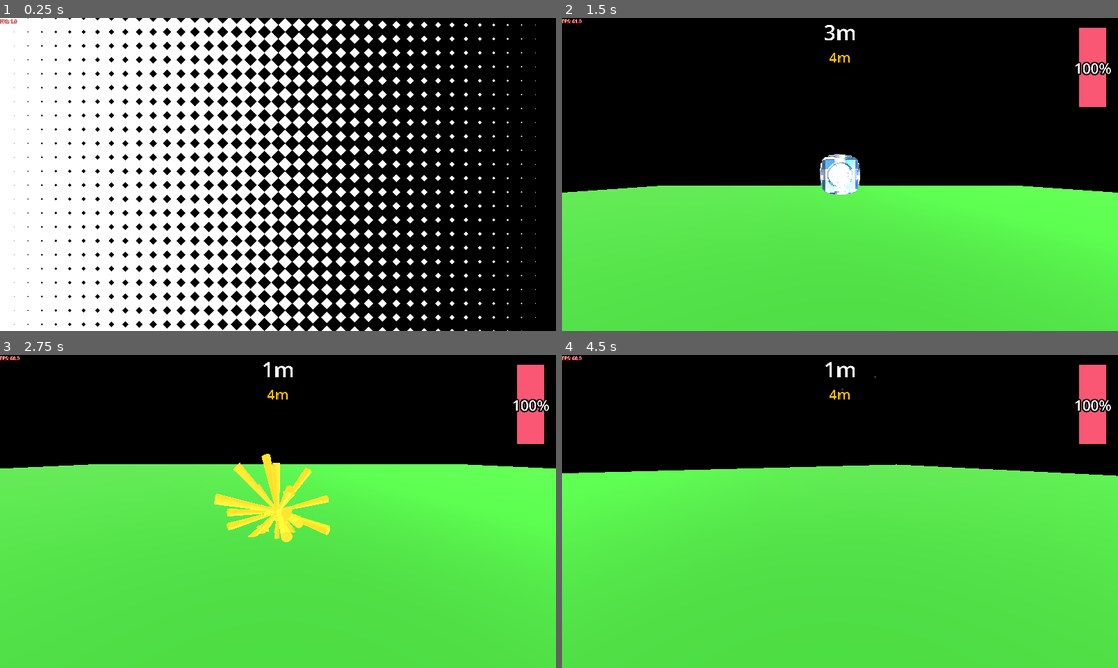
Above: before the commit, frames 1-4 (two rows, left to right).
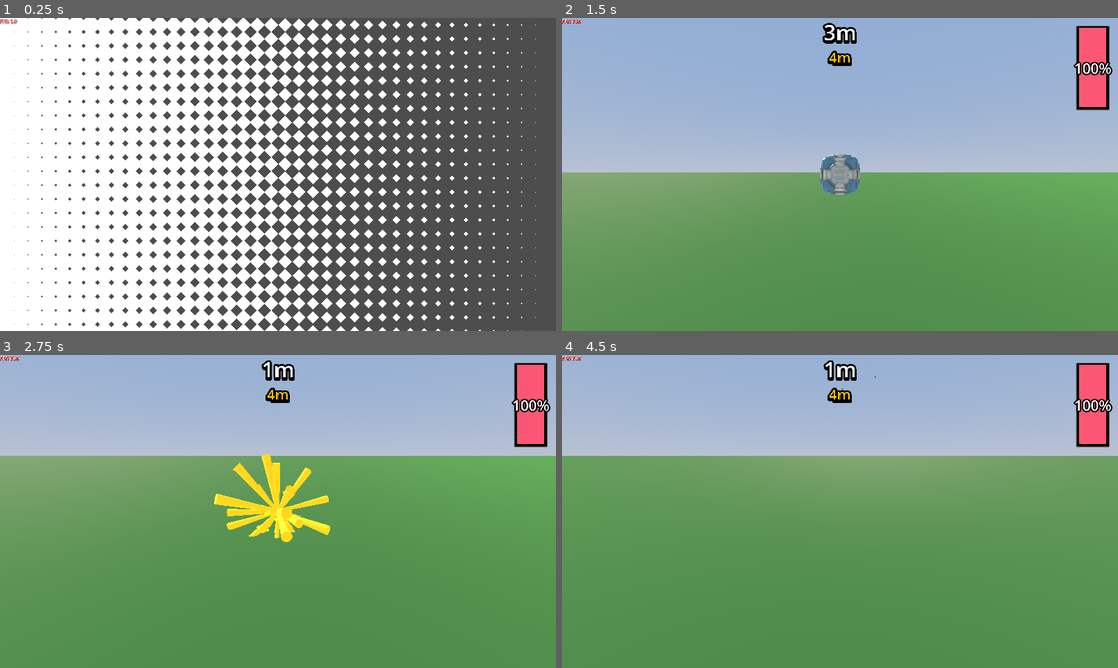
Above: after the commit, the same moments.

Repository: SuperGoon97/CAPJam2025
Game: Godot game, scene res://Scenes/Core/GameCore/game_core.tscn
Two runs of this game, one before a commit and one after it. Both use one fixed random seed, a clock stepped at 60 frames per second and the inputs below. The engine's default icon, where the game draws it, is replaced by a stand-in: a white triangle on a blue panel in a dark square.
Inputs (mouse positions are in pixels of both pictures, inside the frame that each line leads up to):
- Up to frame 1 (0.25 s): no input
- Up to frame 2 (1.5 s): move the mouse to (962, 158) at 0.52 s; hold Right (Right) 0.53-1.25 s; click (962, 158) at 0.67 s; click "READY?" at 1.25 s
- Up to frame 3 (2.75 s): move the mouse to (166, 527) at 2.02 s; hold Down (Down) from 2.03 s (still down)
- Up to frame 4 (4.5 s): move the mouse to (895, 442) at 2.77 s; release Down (Down) at 2.78 s; hold Right (Right) 2.78-3.53 s; move the mouse to (812, 574) at 3.52 s; hold Up (Up) 3.53-4.28 s; click (812, 574) at 3.67 s; move the mouse to (1006, 558) at 4.27 s; hold A (Left) from 4.28 s (still down)

The runs differ from the first frame. In frame 1, 51% of the frame differs, in the area x 2-100%, y 0-100%; in frame 2, 98%; in frame 3, 97%; in frame 4, 98%, in the area x 0-100%, y 0-100%.

Commit message:
push the rocket parts

Diff:
--- a/template/Assets/Materials/floor_material.tres
+++ b/template/Assets/Materials/floor_material.tres
@@ -1,4 +1,4 @@
 [gd_resource type="StandardMaterial3D" format=3 uid="uid://d03e7tlal2wwt"]
 
 [resource]
-albedo_color = Color(0.12827, 0.5326881, 0.12623405, 1)
+albedo_color = Color(0.14279059, 0.328125, 0.14099121, 1)
--- a/template/Scenes/GameScenes/LevelScene/game_scene_3d.tscn
+++ b/template/Scenes/GameScenes/LevelScene/game_scene_3d.tscn
@@ -15,6 +15,12 @@
 [sub_resource type="BoxShape3D" id="BoxShape3D_ln5ex"]
 size = Vector3(100, 0.2, 100)
 
+[sub_resource type="FogMaterial" id="FogMaterial_xxass"]
+density = 2.9765
+albedo = Color(0, 0, 0, 1)
+height_falloff = 0.2570921
+edge_fade = 0.2297409
+
 [node name="scene_base_3d" type="Node3D"]
 script = ExtResource("1_gosoi")
 
@@ -24,6 +30,7 @@
 [node name="Stage" type="Node3D" parent="World Origin"]
 
 [node name="MeshInstance3D" type="MeshInstance3D" parent="World Origin/Stage"]
+transform = Transform3D(100, 0, 0, 0, 1, 0, 0, 0, 100, 0, 0, 0)
 material_override = ExtResource("3_ln5ex")
 mesh = SubResource("PlaneMesh_uumfr")
 skeleton = NodePath("../../..")
@@ -39,15 +46,16 @@
 environment = ExtResource("3_ah5qe")
 
 [node name="DirectionalLight3D" type="DirectionalLight3D" parent="World Origin/Enviroment"]
-transform = Transform3D(0.70710677, 0.49999997, -0.5, 0, 0.70710677, 0.7071068, 0.70710677, -0.49999997, 0.5, -12.54874, 7.8815365, 13.663212)
+transform = Transform3D(0.80617607, 0.41837782, -0.41837773, 1.4746386e-08, 0.7071067, 0.7071068, 0.59167546, -0.5700527, 0.5700526, 0, 0, 0)
 light_color = Color(0.89969856, 0.885531, 0.7715514, 1)
 light_energy = 4.0
 light_indirect_energy = 3.0
-light_angular_distance = 30.0
+directional_shadow_pancake_size = 20.9
 
 [node name="DirectionalLight3D2" type="DirectionalLight3D" parent="World Origin/Enviroment"]
-transform = Transform3D(-0.70710677, 0.49999997, 0.49999997, 0, 0.70710677, -0.70710677, -0.70710677, -0.49999997, -0.49999997, -0.14642048, 14.077632, -10.70248)
-light_color = Color(0.6901961, 0.78431374, 1, 1)
+transform = Transform3D(-0.7071068, 0.5, 0.5, 0, 0.7071068, -0.70710677, -0.7071068, -0.5, -0.5, -0.14642048, 14.077632, -10.70248)
+visible = false
+light_color = Color(0.33569336, 0.3820492, 0.48828125, 1)
 light_energy = 4.0
 light_indirect_energy = 3.0
 light_angular_distance = 30.0
@@ -76,3 +84,8 @@
 [node name="RocketBase" parent="." groups=["ShipRoot"] instance=ExtResource("6_t0qif")]
 transform = Transform3D(1, 0, 0, 0, 1, 0, 0, 0, 1, 0, 3.5, 0)
 gravity_scale = 0.33
+
+[node name="FogVolume" type="FogVolume" parent="."]
+transform = Transform3D(1, 0, 0, 0, 1, 0, 0, 0, 1, 0, 1, 8.324999)
+shape = 4
+material = SubResource("FogMaterial_xxass")
--- a/template/Scripts/Resources/Enviroments/default_enviroment.tres
+++ b/template/Scripts/Resources/Enviroments/default_enviroment.tres
@@ -1,6 +1,10 @@
 [gd_resource type="Environment" load_steps=3 format=3 uid="uid://lv771tblxdxi"]
 
 [sub_resource type="ProceduralSkyMaterial" id="ProceduralSkyMaterial_iwgc2"]
+sky_top_color = Color(0.56877136, 0.68159693, 0.83203125, 1)
+sky_horizon_color = Color(0.7246094, 0.7591146, 0.828125, 1)
+ground_bottom_color = Color(0.953125, 0.953125, 0.953125, 1)
+ground_horizon_color = Color(0.7254902, 0.7607843, 0.827451, 1)
 
 [sub_resource type="Sky" id="Sky_iwgc2"]
 sky_material = SubResource("ProceduralSkyMaterial_iwgc2")
@@ -10,3 +14,4 @@
 sky = SubResource("Sky_iwgc2")
 ambient_light_source = 3
 ambient_light_color = Color(0.61841446, 0.9090172, 0.9843164, 1)
+ambient_light_energy = 2.42
--- a/template/Scripts/Resources/GameResources/ShipResources/rocket_part_block.tres
+++ b/template/Scripts/Resources/GameResources/ShipResources/rocket_part_block.tres
@@ -8,4 +8,5 @@
 scene_path_string = "res://Scenes/GameScenes/RocketScenes/rocket_body_block.tscn"
 icon = ExtResource("1_cnewi")
 cost = 250
+mass = 0.25
 metadata/_custom_type_script = "uid://b4ynbiek7cbdq"
--- a/template/Scripts/Resources/GameResources/ShipResources/rocket_part_duck.tres
+++ b/template/Scripts/Resources/GameResources/ShipResources/rocket_part_duck.tres
@@ -8,4 +8,5 @@
 scene_path_string = "res://Scenes/GameScenes/RocketScenes/rocket_part_duck.tscn"
 icon = ExtResource("1_8jm6c")
 cost = 6700
+mass = 0.0
 metadata/_custom_type_script = "uid://b4ynbiek7cbdq"
--- a/template/Scripts/Resources/GameResources/ShipResources/rocket_part_thruster.tres
+++ b/template/Scripts/Resources/GameResources/ShipResources/rocket_part_thruster.tres
@@ -8,4 +8,5 @@
 scene_path_string = "res://Scenes/GameScenes/RocketScenes/rocket_part_thruster.tscn"
 icon = ExtResource("1_r3mbp")
 cost = 500
+mass = 0.35
 metadata/_custom_type_script = "uid://b4ynbiek7cbdq"
--- a/template/project.godot
+++ b/template/project.godot
@@ -89,5 +89,6 @@
 [rendering]
 
 textures/canvas_textures/default_texture_filter=0
-viewport/transparent_background=true
 2d/snap/snap_2d_transforms_to_pixel=true
+environment/defaults/default_environment="uid://lv771tblxdxi"
+viewport/defaults/default_environment=""
Not shown: 1 places in template/Scenes/GameScenes/LevelScene/game_scene_3d.tscn that only renumber resources
